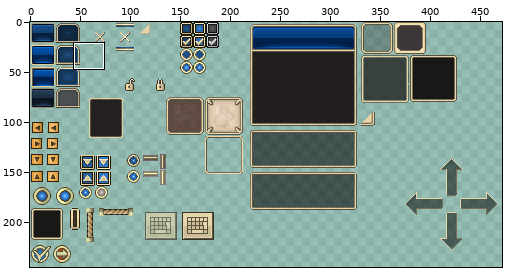
Edited in one commit: sprite sheet (data/graphics/gui/golden-delicious/window.png). The first picture is a wide view before the edit; the outline marks the close-up.
Close-up. As it was:
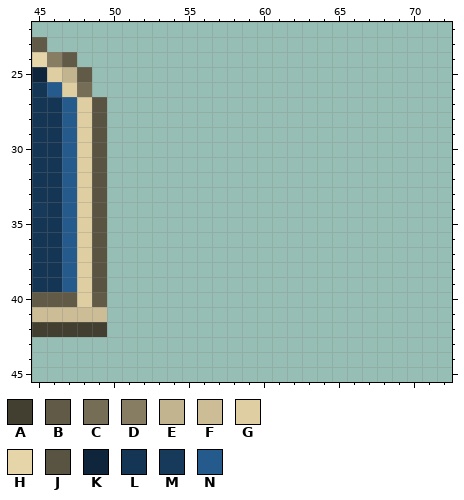
The file is 472x256 pixels. Pixels under 10% opacity are left out. Colours within 5 levels of each other are drawn and written as one. Shown: x 45..72, y 22..45. The wide view leaves out empty margins.
Palette (. is transparent): A #423e30  B #615a47  C #756d56  D #867d63  E #c2b48e  F #ccbd96  G #decea2  H #e6d5a9  J #595341  K #0f253b  L #153554  M #17395a  N #255a8c
Pixels before, first column x 45:
23 B....
24 HDB..
25 KGEB.
26 LNGC.
27 LLNGJ
28 LLNGJ
29 LLNGJ
30 LLNGJ
31 LLNGJ
32 LLNGJ
33 LLNGJ
34 MLNGJ
35 LLNGJ
36 LLNGJ
37 LLNGJ
38 LLNGJ
39 LLNGJ
40 BBBGB
41 FFFFF
42 AAAAA
And afterwards:
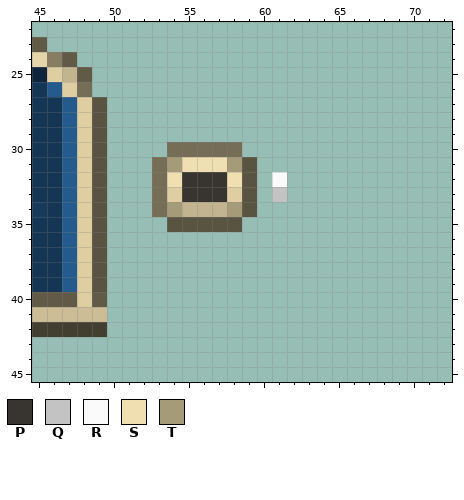
Colours new in this view: P #383430  Q #c3c3c3  R #fafafa  S #f0dfb0  T #a69b79
Diff:
Changed rows in their new state; - is an unchanged pixel.
first column x 53:
30 -CCCCC---
31 CTSSSTJ--
32 CSPPPSJ-R
33 CGPPPGJ-Q
34 CTEEETJ--
35 -JJJJJ---
